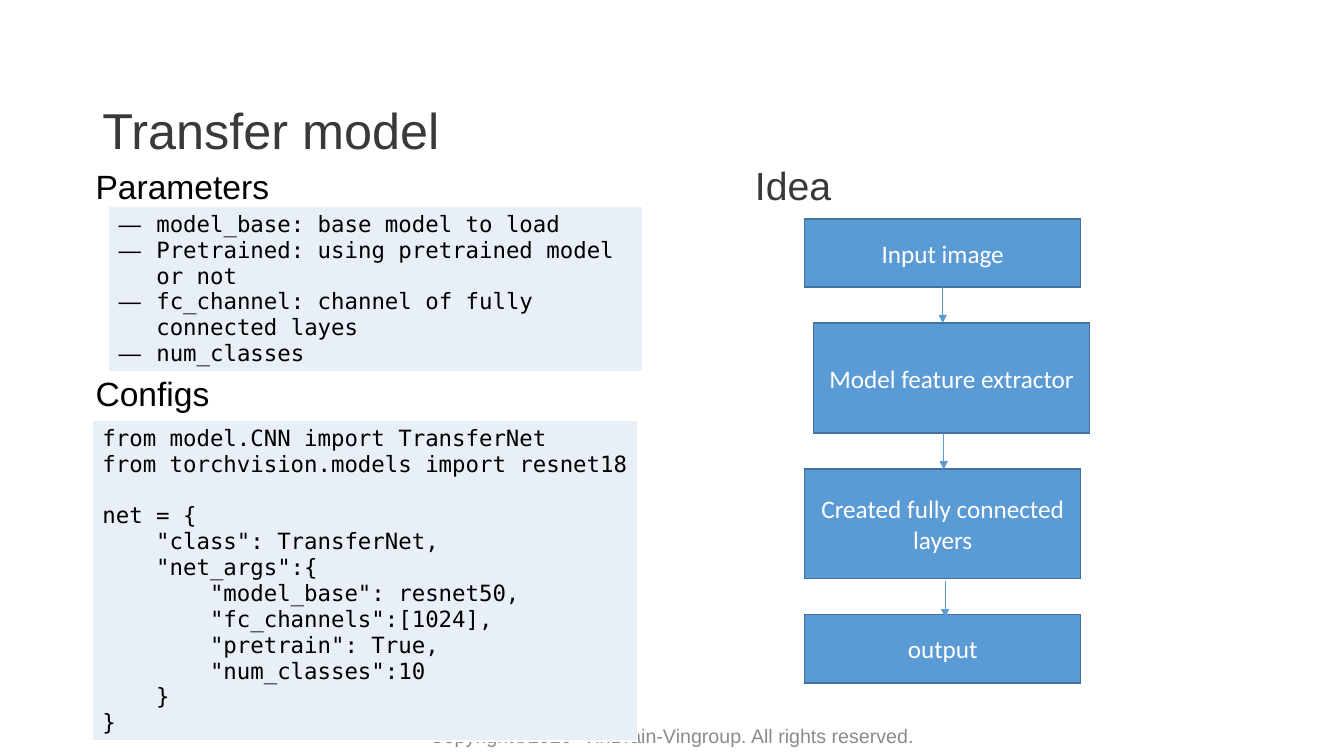
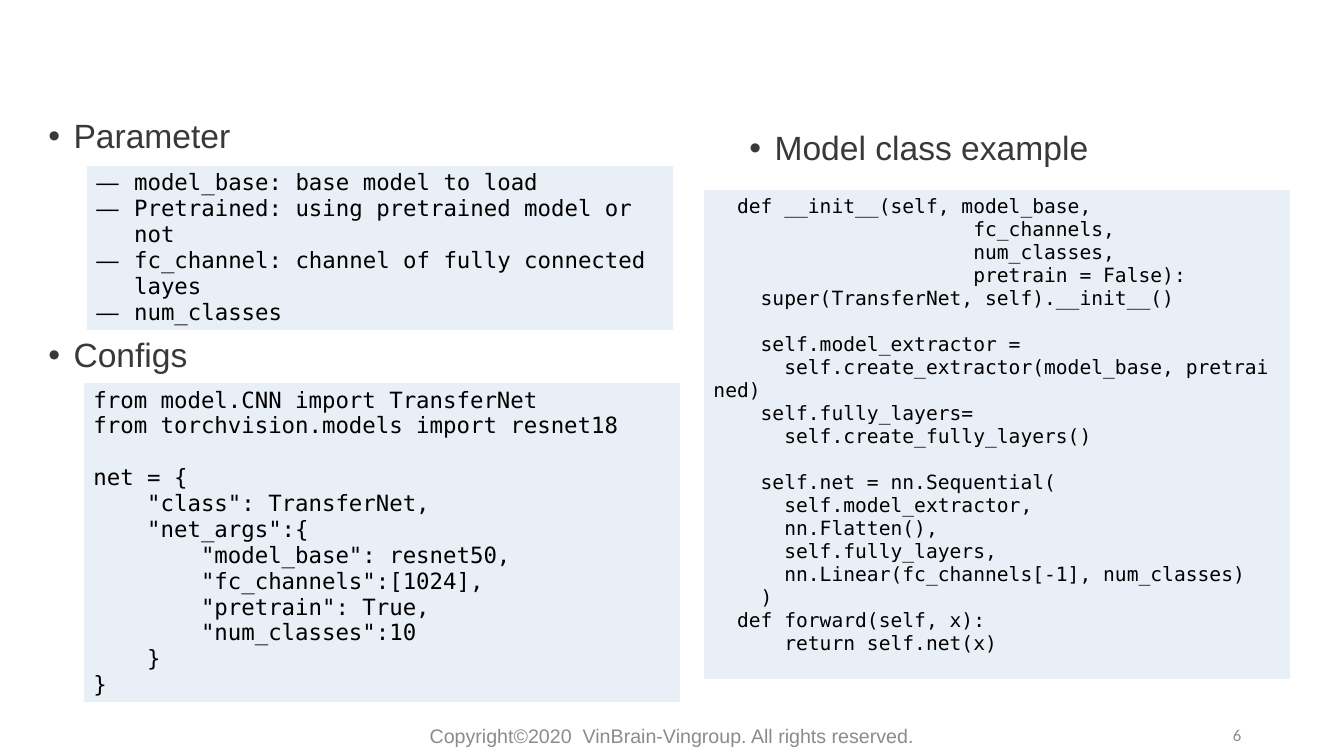
Before and after one commit to huyentls1114/vinbrain-internship, a slide deck: slide 6 of mid_term/mid_term_v3 - Copy.pptx (slide 7 before the commit). Drawn at 1344x756 pixels with LibreOffice and Linux fonts; fonts in the diff are those of the drawing; background and template pictures are left out. Boxes give left, top, right and bottom in pixels: in the first picture for what was removed or moved away, otherwise in the second. Text is boxed around its words. In the diff, an @@ line names an element or a change of style, - is before the commit and + after.

```diff
--- a/mid_term/mid_term_v3 - Copy.pptx
+++ b/mid_term/mid_term_v3 - Copy.pptx
@@ title removed at (102, 112, 432, 146) @@
-Classification problem
@@ text removed at (102, 112, 439, 150) @@
-Transfer model
@@ text added at (74, 125, 231, 374), 24 pt, text #3B3838 @@
+• Parameter
+• Configs
@@ text added at (775, 135, 1088, 167), 24 pt, text #3B3838 @@
+• Model class example
@@ table: place and size @@
-table at (109, 207, 643, 378)
+table at (87, 165, 675, 329)
@@ text removed at (96, 176, 270, 413) @@
-Parameters
-Configs
@@ text removed at (755, 171, 831, 201) @@
-Idea
@@ table added at (704, 190, 1291, 680), 1 rows, 1 columns @@
+def __init__(self, model_base, / fc_channels, / num_classes, / pretrain = False): / super(TransferNet, self).__init__() / self.model_extractor = / self.create_extractor(model_base, pretrained) / self.fully_layers= / self.create_fully_layers() / self.net = nn.Sequential( / self.model_extractor, / nn.Flatten(), / self.fully_layers, / nn.Linear(fc_channels[-1], num_classes) / ) / def forward(self, x): / return self.net(x)
@@ rectangle removed at (805, 219, 1081, 287) @@
-Input image
@@ arrow removed from (943, 287) to (943, 324) @@
@@ rectangle removed at (814, 324, 1090, 434) @@
-Model feature extractor
@@ table: place and size @@
-table at (93, 420, 638, 753)
+table at (84, 382, 681, 715)
@@ arrow removed from (944, 434) to (944, 470) @@
@@ rectangle removed at (805, 469, 1081, 579) @@
-Created fully connected layers
@@ arrow removed from (946, 582) to (946, 618) @@
@@ rectangle removed at (805, 615, 1081, 684) @@
-output
@@ page number added at (1233, 730, 1241, 741), 12 pt, text #8C8C8C @@
+6
```
Also in this commit, not shown: 15 other slides changed, 2 slides added, 1 slide removed, 3 other files.
